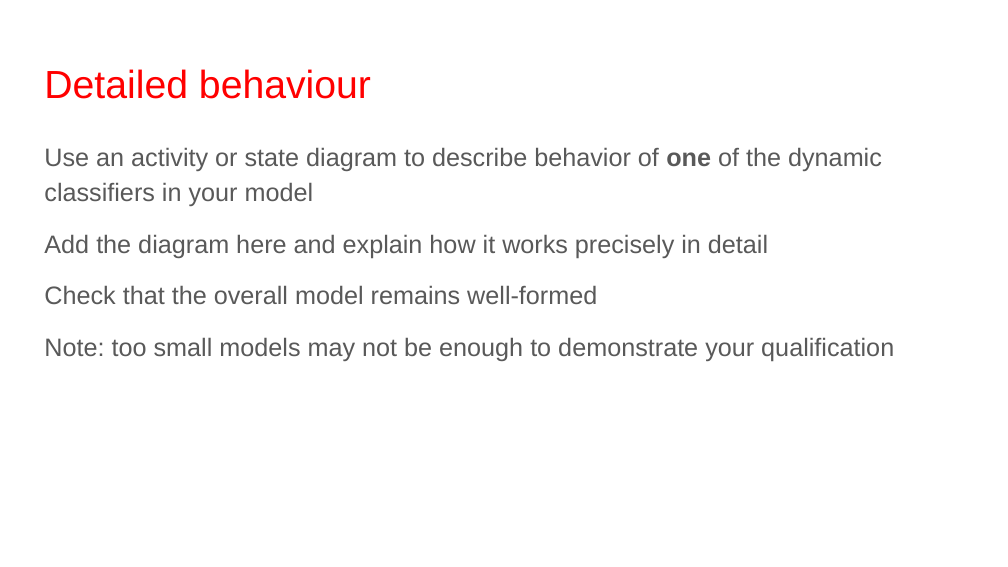
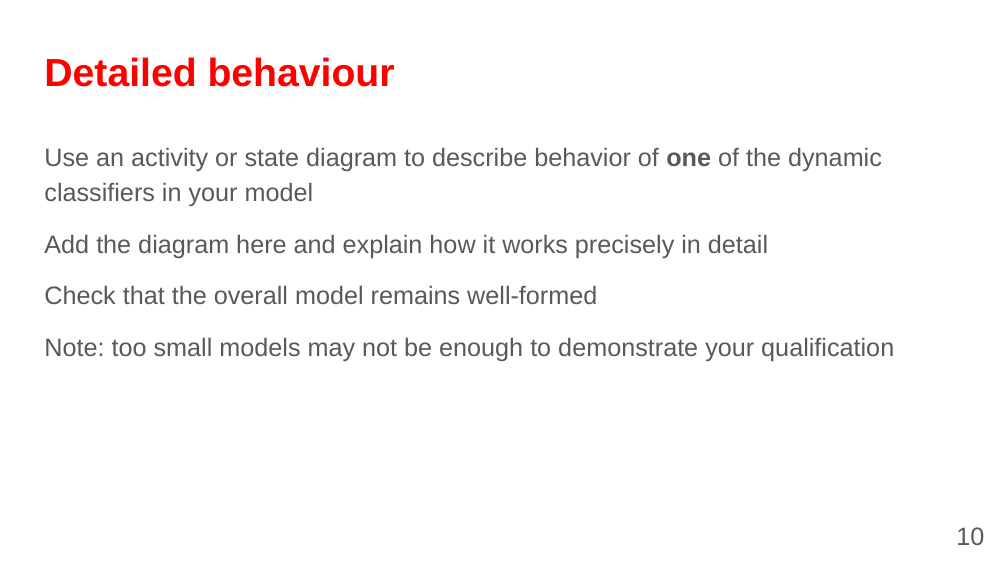
Before and after one commit to fanglores/Advanced-Software-Design, a slide deck: slide 10 of Practice Tasks/Final_Task/K8C_FinalTask1_(Task7).pptx. Drawn at 1008x567 pixels with LibreOffice and Linux fonts; fonts in the diff are those of the drawing. Boxes give left, top, right and bottom in pixels: in the first picture for what was removed or moved away, otherwise in the second. Text is boxed around its words. In the diff, an @@ line names an element or a change of style, - is before the commit and + after.

```diff
--- a/Practice Tasks/Final_Task/K8C_FinalTask1_(Task7).pptx
+++ b/Practice Tasks/Final_Task/K8C_FinalTask1_(Task7).pptx
@@ title "Detailed behaviour": place and size @@
-title "Detailed behaviour" at (44,69,371,99)
+title "Detailed behaviour" at (44,57,395,87)
@@ title "Detailed behaviour" at (44,57,395,87): bold on @@
@@ page number added at (956,527,984,545), 18 pt, text #595959 @@
+10
```
Also in this commit, not shown: 10 other slides changed, 3 slides added, 2 slides removed, 1 other file.
